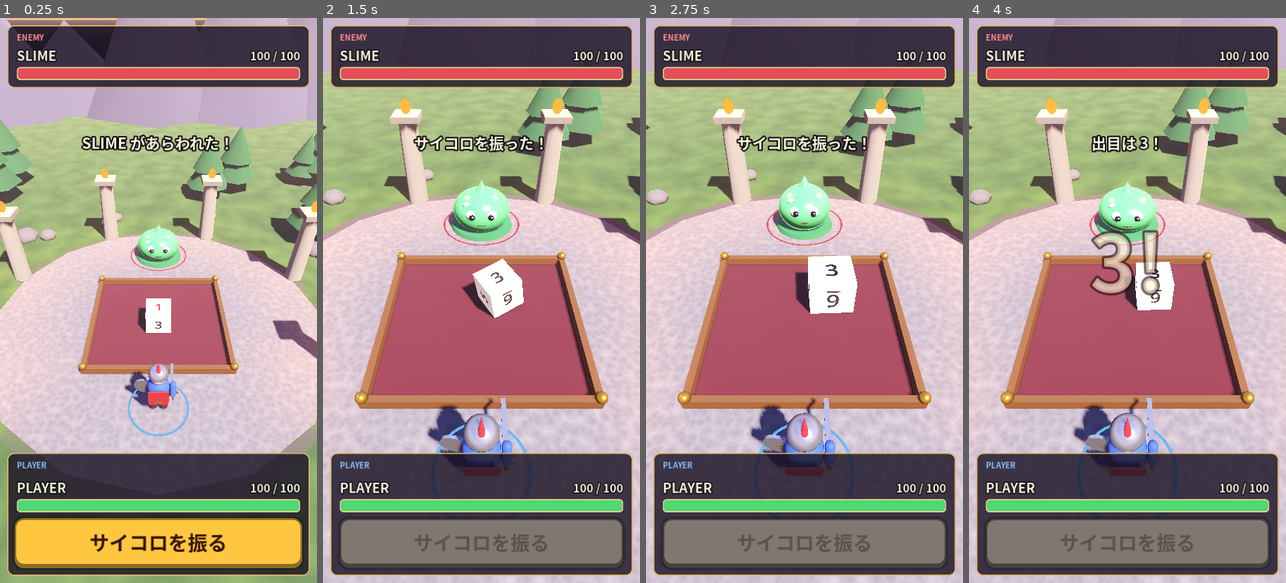
Above: before the commit, frames 1-4 (left to right).
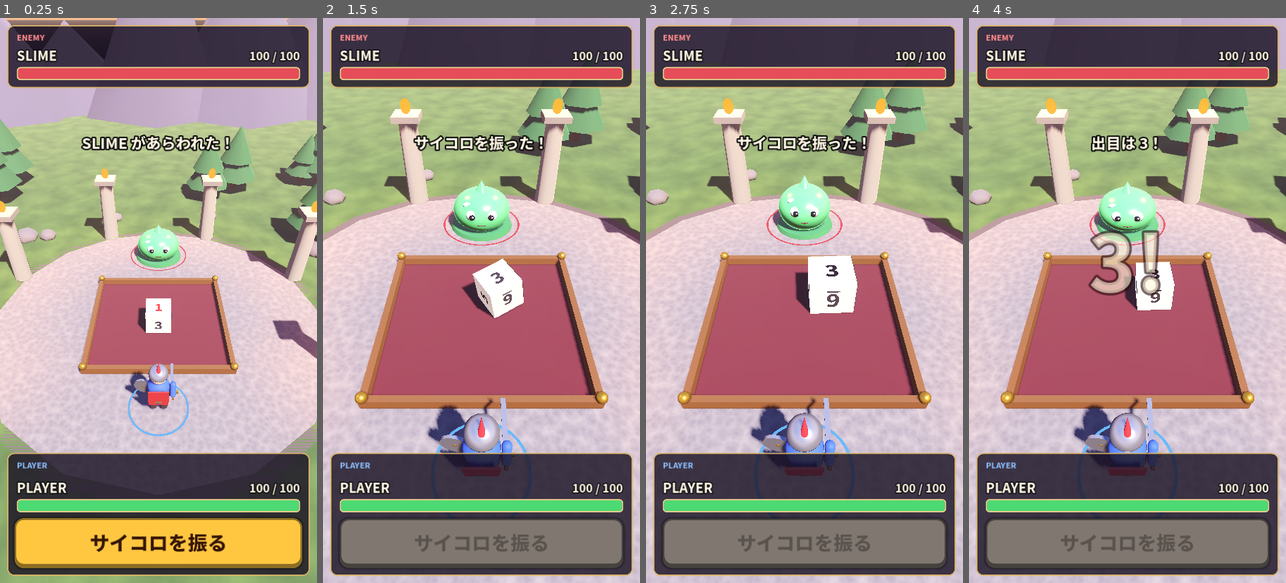
Above: after the commit, the same moments.

Repository: toshitoshi-creator/dice_rpg
Game: Godot game, scene res://scenes/main.tscn
Two runs of this game, one before a commit and one after it. Both use one fixed random seed, a clock stepped at 60 frames per second and the inputs below.
Inputs:
- Up to frame 1 (0.25 s): no input
- Up to frame 2 (1.5 s): click "サイコロを振る" at 0.5 s; tap Enter (ui_accept) at 1.25 s
- Up to frame 3 (2.75 s): tap Enter (ui_accept) at 1.52, 2.27 s
- Up to frame 4 (4 s): tap Enter (ui_accept) at 3.77 s

The runs differ from the first frame. In frame 1, 1.6% of the frame differs, in the area x 5-95%, y 2-95%; in frame 2, 1.1%; in frame 3, 1.1%; in frame 4, 1.4%.

Commit message:
Add web build for smartphones and Cloudflare Pages deployment
- Bundle a Noto Sans JP subset (SIL OFL) as the project font so Japanese
  UI text renders in browsers, where system fonts are unavailable
- Web export preset (no threads: works on iOS Safari without COOP/COEP),
  lighter shadow settings for web/mobile
- tools/web_postprocess.py gzips the 35 MB index.wasm (Cloudflare Pages
  limits files to 25 MiB) and injects a fetch wrapper that decompresses it
  in the browser; verified loading in Chromium with an iPhone viewport
- GitHub Actions: run tests, export, deploy to Cloudflare Pages when
  CLOUDFLARE_API_TOKEN / CLOUDFLARE_ACCOUNT_ID secrets are set

Co-Authored-By: Claude Opus 5.5 <noreply@anthropic.com>
Claude-Session: https://claude.ai/code/session_01WHnLvm47JezspLXsQr4sCs

Diff:
--- a/project.godot
+++ b/project.godot
@@ -29,6 +29,7 @@
 [gui]
 
 common/drop_mouse_on_gui_input_disabled=true
+theme/custom_font="res://assets/fonts/NotoSansJP-ExtraBold-subset.ttf"
 
 [input_devices]
 
@@ -37,12 +38,18 @@
 [physics]
 
 common/physics_ticks_per_second=120
-common/max_physics_steps_per_frame=16
+common/max_physics_steps_per_frame=8
 3d/default_gravity=20.0
 
 [rendering]
 
 renderer/rendering_method="forward_plus"
 renderer/rendering_method.mobile="mobile"
+renderer/rendering_method.web="gl_compatibility"
+textures/vram_compression/import_etc2_astc=true
 anti_aliasing/quality/msaa_3d=2
 lights_and_shadows/directional_shadow/size=4096
+lights_and_shadows/directional_shadow/size.web=2048
+lights_and_shadows/directional_shadow/size.mobile=2048
+lights_and_shadows/directional_shadow/soft_shadow_filter_quality.web=1
+lights_and_shadows/directional_shadow/soft_shadow_filter_quality.mobile=1
--- a/scripts/ui/battle_ui.gd
+++ b/scripts/ui/battle_ui.gd
@@ -37,14 +37,9 @@
 
 
 func _make_theme() -> Theme:
+	# フォントは project.godot の gui/theme/custom_font（同梱の Noto Sans JP）を使う。
+	# Web 版ではシステムフォントが使えないため、必ず同梱フォントで表示する。
 	var theme := Theme.new()
-	var font := SystemFont.new()
-	font.font_names = PackedStringArray([
-		"Noto Sans CJK JP", "Noto Sans JP", "Hiragino Sans", "Hiragino Kaku Gothic ProN",
-		"Yu Gothic UI", "Yu Gothic", "Meiryo", "Droid Sans Fallback", "sans-serif",
-	])
-	font.font_weight = 800
-	theme.default_font = font
 	theme.default_font_size = 28
 	theme.set_color("font_color", "Label", Color(1, 0.97, 0.9))
 	return theme
Binary file added: assets/fonts/NotoSansJP-ExtraBold-subset.ttf
Not shown, added: assets/fonts/NotoSansJP-ExtraBold-subset.ttf.import
Not shown, added: assets/fonts/OFL.txt
Not shown, added: export_presets.cfg
Not shown, added: .github/workflows/deploy-web.yml
Not shown, changed: .gitignore
Not shown, changed: README.md
Not shown, added: tools/make_font_subset.py
Not shown, added: tools/web_postprocess.py
